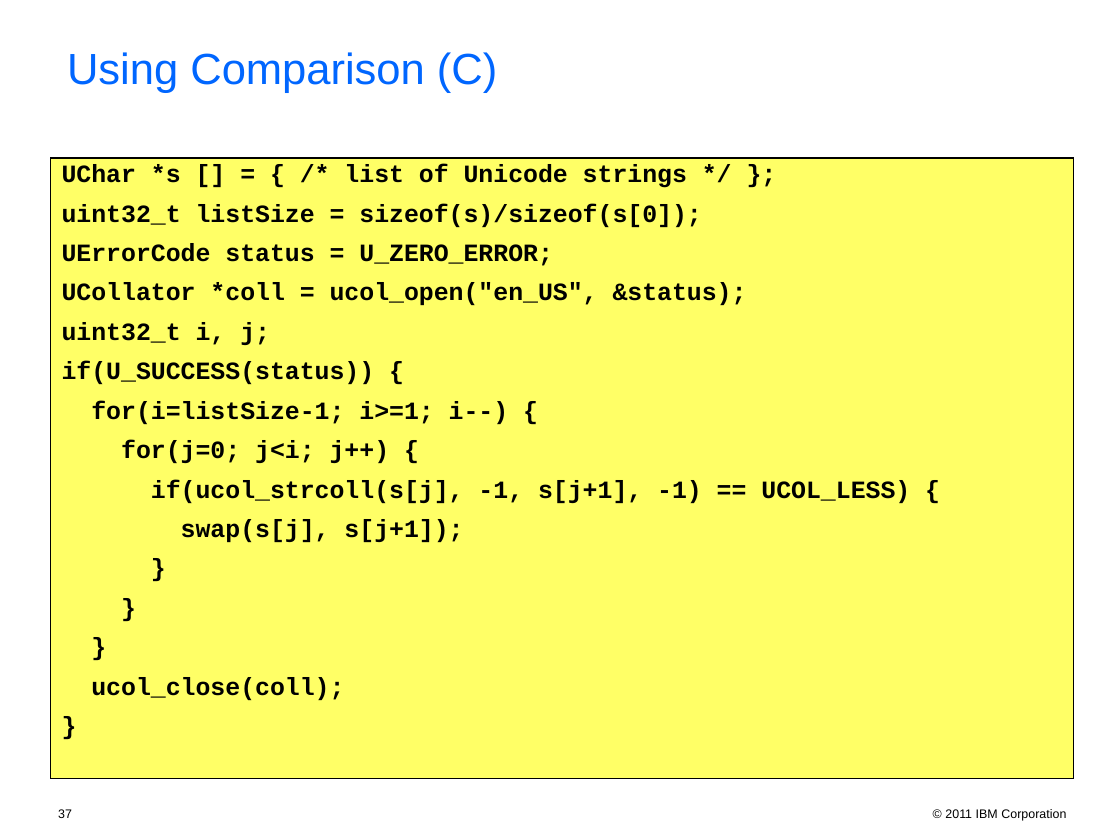
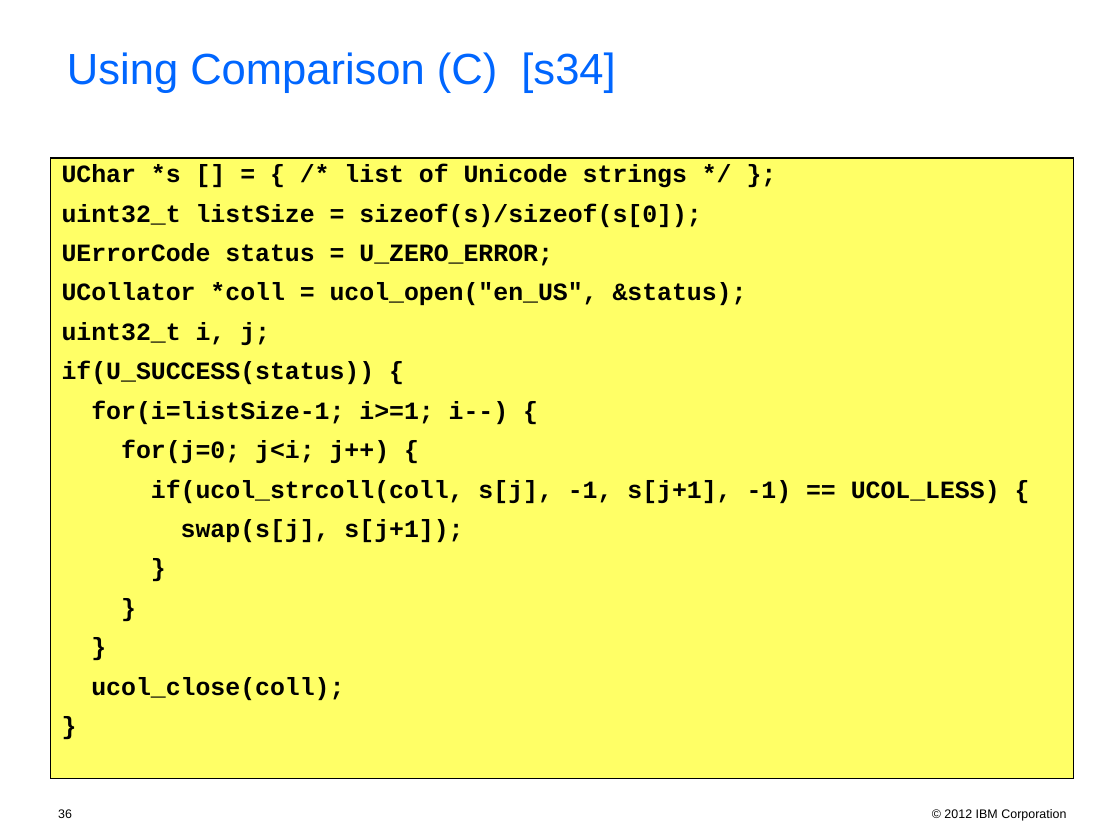
Before and after one commit to unicode-org/icu-docs, a slide deck: slide 36 of docs/pres/icu_workshop.ppt (slide 37 before the commit). Drawn at 1120x840 pixels with LibreOffice and Linux fonts; fonts in the diff are those of the drawing; background and template pictures are left out. Boxes give left, top, right and bottom in pixels: in the first picture for what was removed or moved away, otherwise in the second. Text is boxed around its words. In the diff, an @@ line names an element or a change of style, - is before the commit and + after.

```diff
--- a/docs/pres/icu_workshop.ppt
+++ b/docs/pres/icu_workshop.ppt
@@ text at [67, 52, 615, 93]: text changed @@
-Using Comparison (C)
+Using Comparison (C) [s34]
@@ text in rectangle at [151, 479, 1000, 503]: text changed @@
-if(ucol_strcoll(s[j], -1, s[j+1], -1) == UCOL_LESS) {
+if(ucol_strcoll(coll, s[j], -1, s[j+1], -1) == UCOL_LESS) {
@@ page number at [58, 809, 72, 818]: text changed @@
-37
+36
@@ text at [944, 809, 1066, 821]: text changed @@
-© 2011 IBM Corporation
+© 2012 IBM Corporation
```
Also in this commit, not shown: 56 other slides changed, 1 slide added, 2 slides removed, 2 other files.
